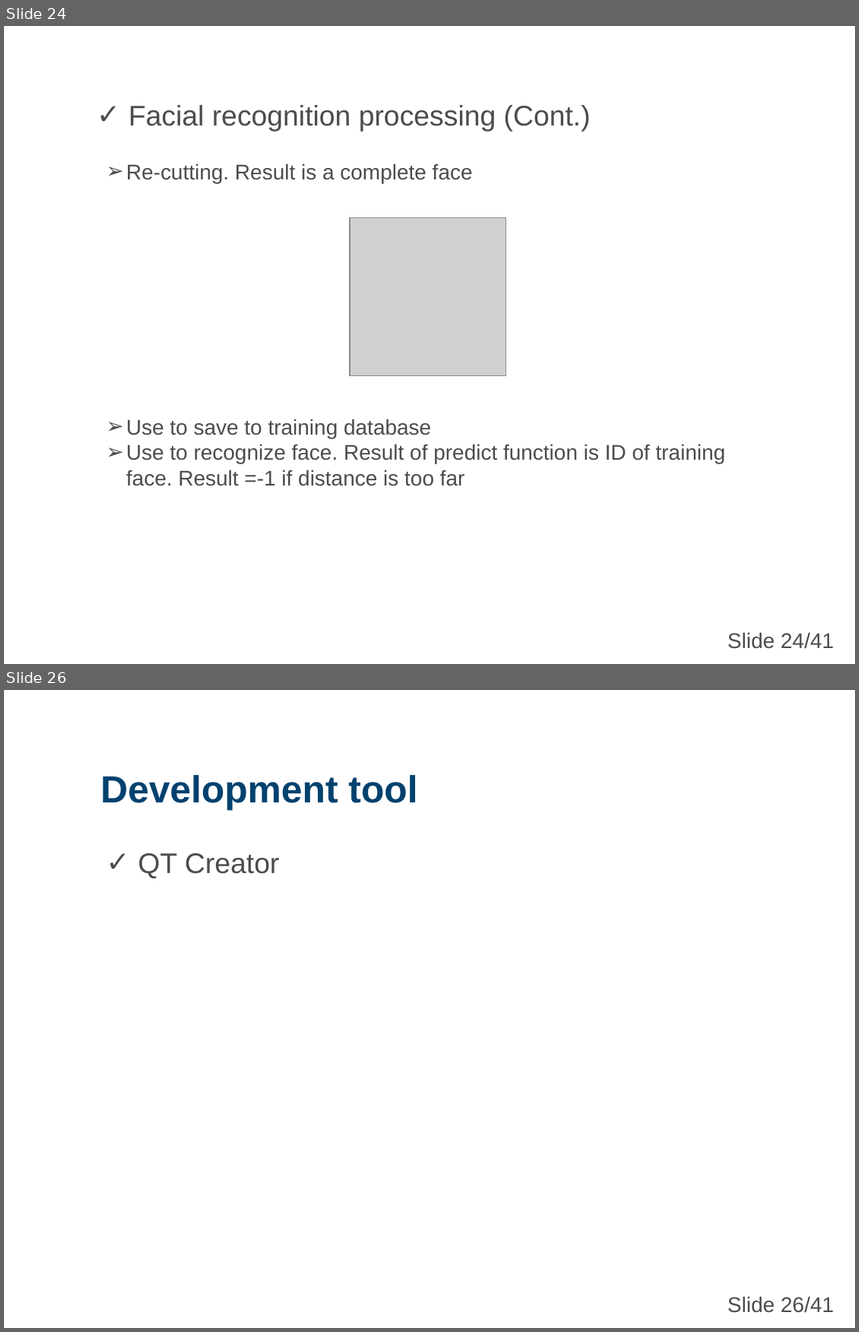
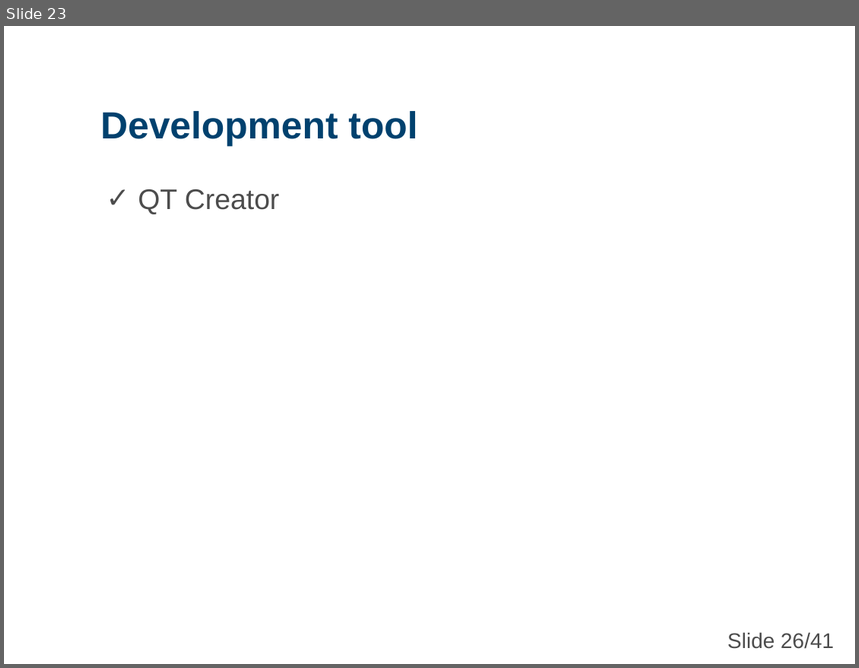
Before and after one commit to nicknguyen071093/CapstoneProject, a slide deck: Baocao/1007/Tan/CapstoneProject.ppt. Shown one above the other, each under a label of ours: slides 24 and 26 before the commit, slide 23 after it; the slides between them are not shown. The pictures are 859x1332 and 859x668 pixels, drawn with LibreOffice and Linux fonts; fonts in the diff are those of the drawing; grey boxes stand for pictures; background and template pictures are left out. Boxes give left, top, right and bottom in pixels: in the first picture for what was removed or moved away, otherwise in the second. Text is boxed around its words. In the diff, an @@ line names an element or a change of style, - is before the commit and + after.

```diff
--- a/Baocao/1007/Tan/CapstoneProject.ppt
+++ b/Baocao/1007/Tan/CapstoneProject.ppt
@@ slide 24 removed at <box>4,26,855,664</box>, background picture (left out) @@
@@ text removed at <box>129,105,591,132</box> @@
-✓ Facial recognition processing (Cont.)
@@ text removed at <box>126,164,726,487</box> @@
-➢ Re-cutting. Result is a complete face
-➢ Use to save to training database
-➢ Use to recognize face. Result of predict function is ID of training face. Result =-1 if distance is too far
@@ picture removed at <box>350,218,506,376</box> @@
@@ text removed at <box>728,632,834,649</box> @@
-Slide 24/41
@@ what was slide 26 is now slide 23 @@
```
Also in this commit, not shown: 4 slides changed, 2 slides added, 4 other slides removed.
